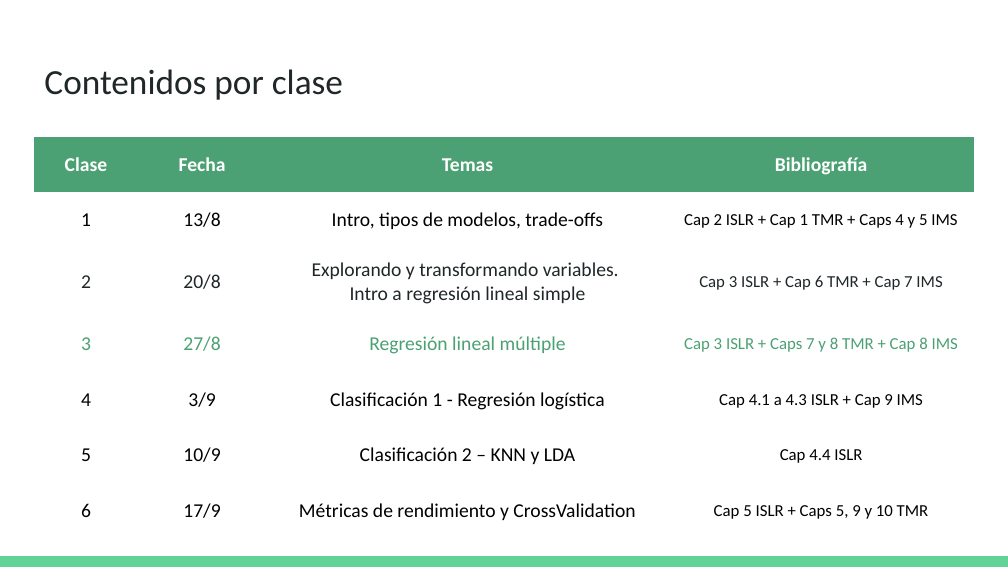
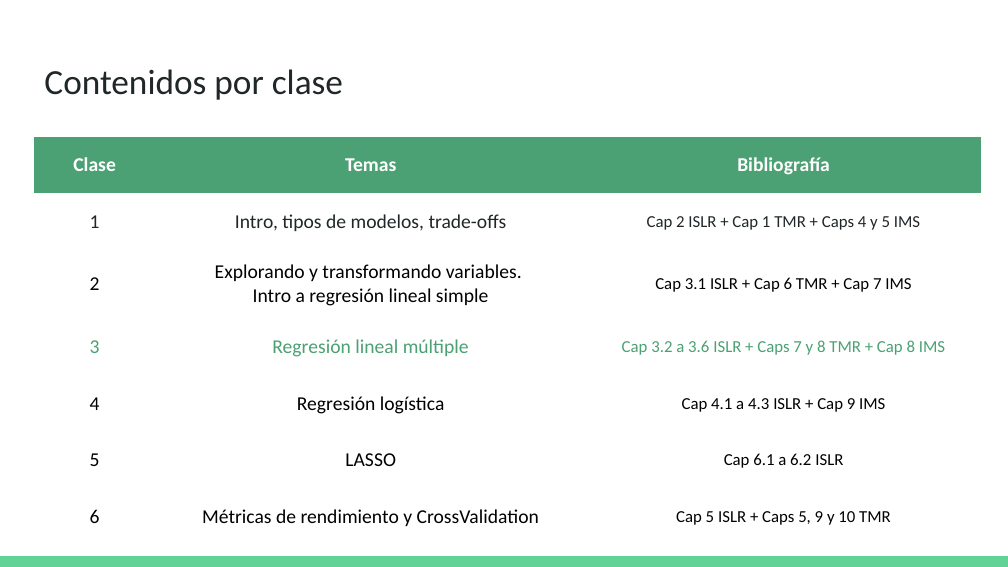
Before and after one commit to DCSCyHD/2023_modulo_3, a slide deck: slide 2 of clase3/teorica_3.pptx. Drawn at 1008x567 pixels with LibreOffice and Linux fonts; fonts in the diff are those of the drawing. Boxes give left, top, right and bottom in pixels: in the first picture for what was removed or moved away, otherwise in the second. Text is boxed around its words. In the diff, an @@ line names an element or a change of style, - is before the commit and + after.

```diff
--- a/clase3/teorica_3.pptx
+++ b/clase3/teorica_3.pptx
@@ table at (34,136,981,545) @@
-column 2: Fecha | 13/8 | 20/8 | 27/8 | 3/9 | 10/9 | 17/9
-column 3: Temas | Intro, tipos de modelos, trade-offs | Explorando y transformando variables. / Intro a regresión lineal simple | Regresión lineal múltiple | Clasificación 1 - Regresión logística | Clasificación 2 – KNN y LDA | Métricas de rendimiento y CrossValidation
-column 4: Bibliografía | Cap 2 ISLR + Cap 1 TMR + Caps 4 y 5 IMS | Cap 3 ISLR + Cap 6 TMR + Cap 7 IMS | Cap 3 ISLR + Caps 7 y 8 TMR + Cap 8 IMS | Cap 4.1 a 4.3 ISLR + Cap 9 IMS | Cap 4.4 ISLR | Cap 5 ISLR + Caps 5, 9 y 10 TMR
+column 2: Temas | Intro, tipos de modelos, trade-offs | Explorando y transformando variables. / Intro a regresión lineal simple | Regresión lineal múltiple | Regresión logística | LASSO | Métricas de rendimiento y CrossValidation
+column 3: Bibliografía | Cap 2 ISLR + Cap 1 TMR + Caps 4 y 5 IMS | Cap 3.1 ISLR + Cap 6 TMR + Cap 7 IMS | Cap 3.2 a 3.6 ISLR + Caps 7 y 8 TMR + Cap 8 IMS | Cap 4.1 a 4.3 ISLR + Cap 9 IMS | Cap 6.1 a 6.2 ISLR | Cap 5 ISLR + Caps 5, 9 y 10 TMR
@@ table: place and size @@
-table at (34,136,973,547)
+table at (34,136,981,545)
```
Also in this commit, not shown: 2 other slides changed, 6 other files.
